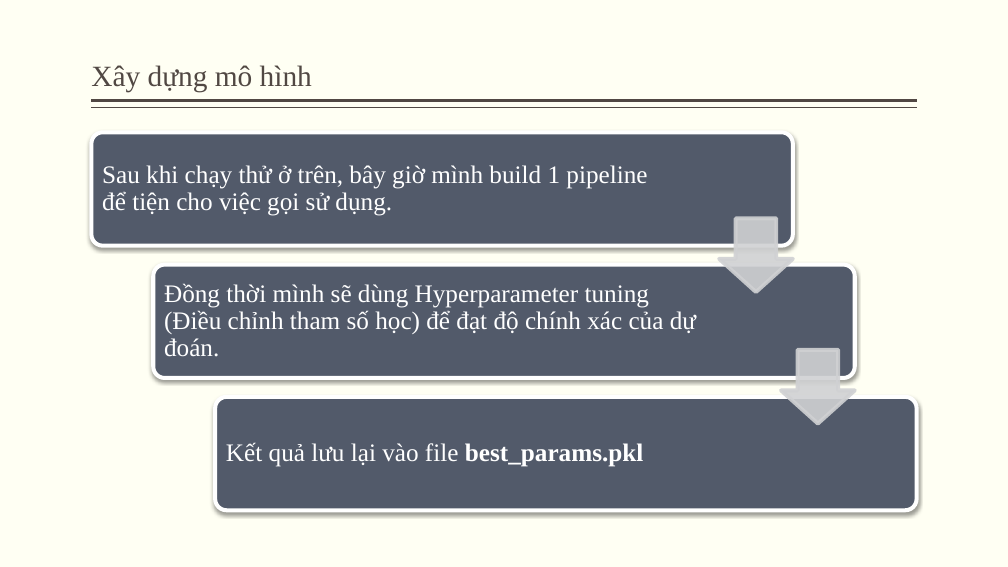
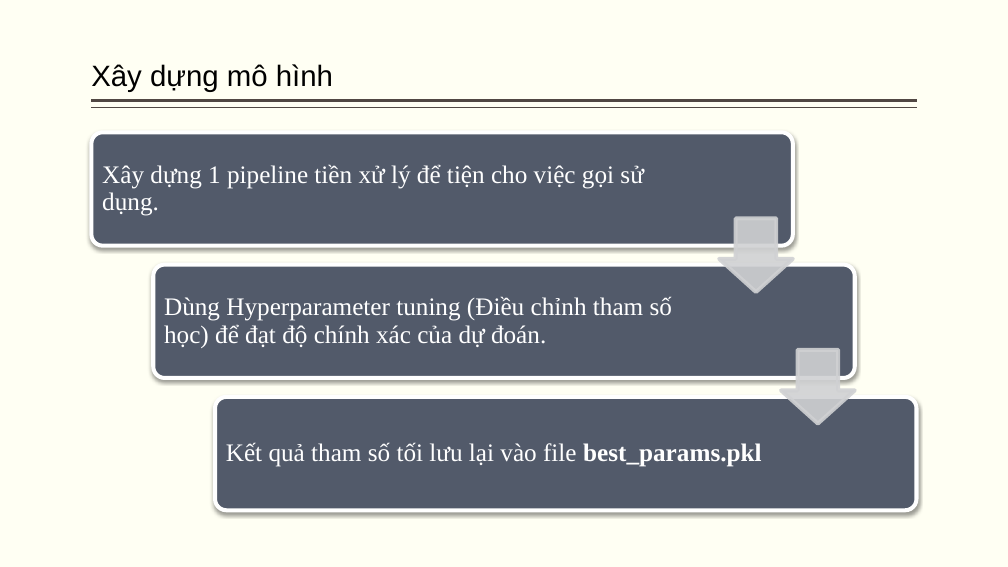
Before and after one commit to Tuan-Lee-23/Data-Science-Final-Project, a slide deck: slide 31 of reports/Slide.pptx (slide 30 before the commit). Drawn at 1008x567 pixels with LibreOffice and Linux fonts; fonts in the diff are those of the drawing. Boxes give left, top, right and bottom in pixels: in the first picture for what was removed or moved away, otherwise in the second. Text is boxed around its words. In the diff, an @@ line names an element or a change of style, - is before the commit and + after.

```diff
--- a/reports/Slide.pptx
+++ b/reports/Slide.pptx
@@ title "Xây dựng mô hình" at [91,64,333,92]: font Times New Roman to Arial, text colour #514843 to #000000 @@
@@ text at [102,164,643,216]: text changed @@
-Sau khi chạy thử ở trên, bây giờ mình build 1 pipeline để tiện cho việc gọi sử dụng.
+Xây dựng 1 pipeline tiền xử lý để tiện cho việc gọi sử dụng.
@@ text at [164,296,672,348]: text changed @@
-Đồng thời mình sẽ dùng Hyperparameter tuning (Điều chỉnh tham số học) để đạt độ chính xác của dự đoán.
+Dùng Hyperparameter tuning (Điều chỉnh tham số học) để đạt độ chính xác của dự đoán.
@@ text at [226,442,761,467]: text changed @@
-Kết quả lưu lại vào file best_params.pkl
+Kết quả tham số tối lưu lại vào file best_params.pkl
```
Also in this commit, not shown: 22 other slides changed, 9 slides added, 8 slides removed.
